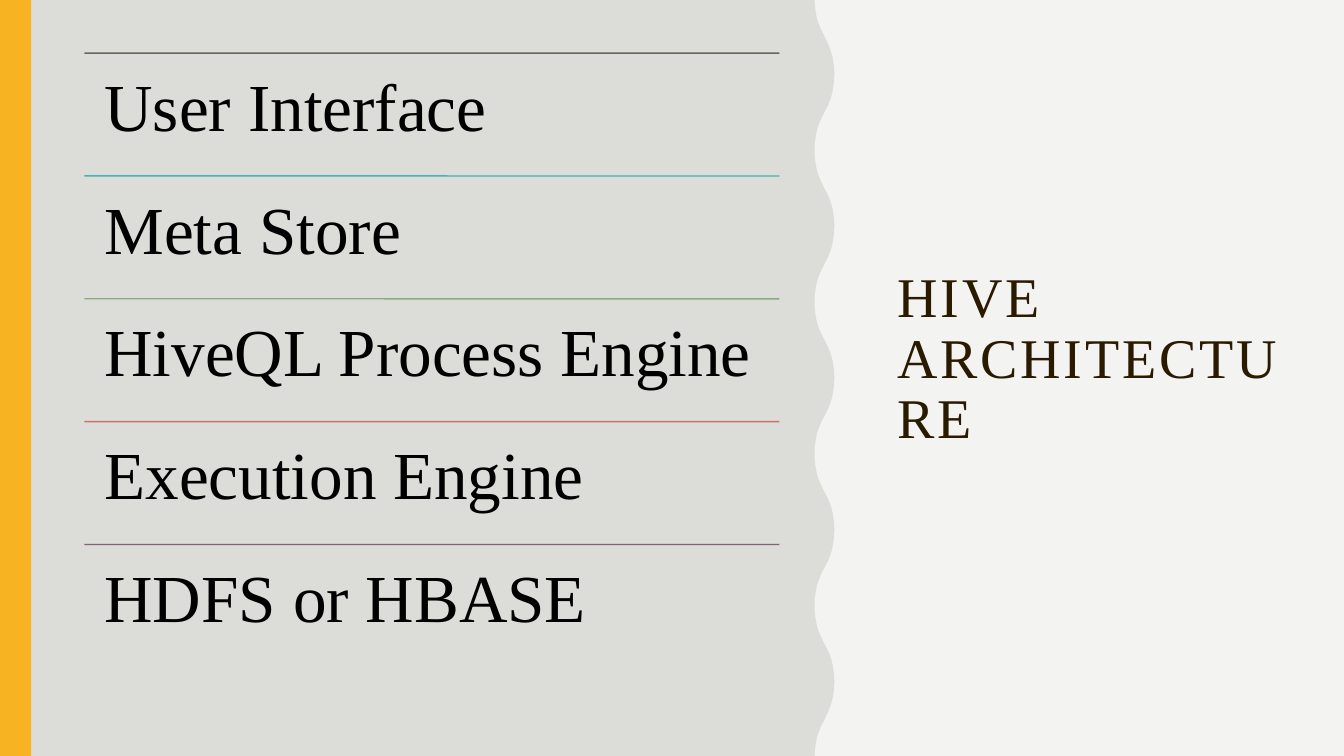
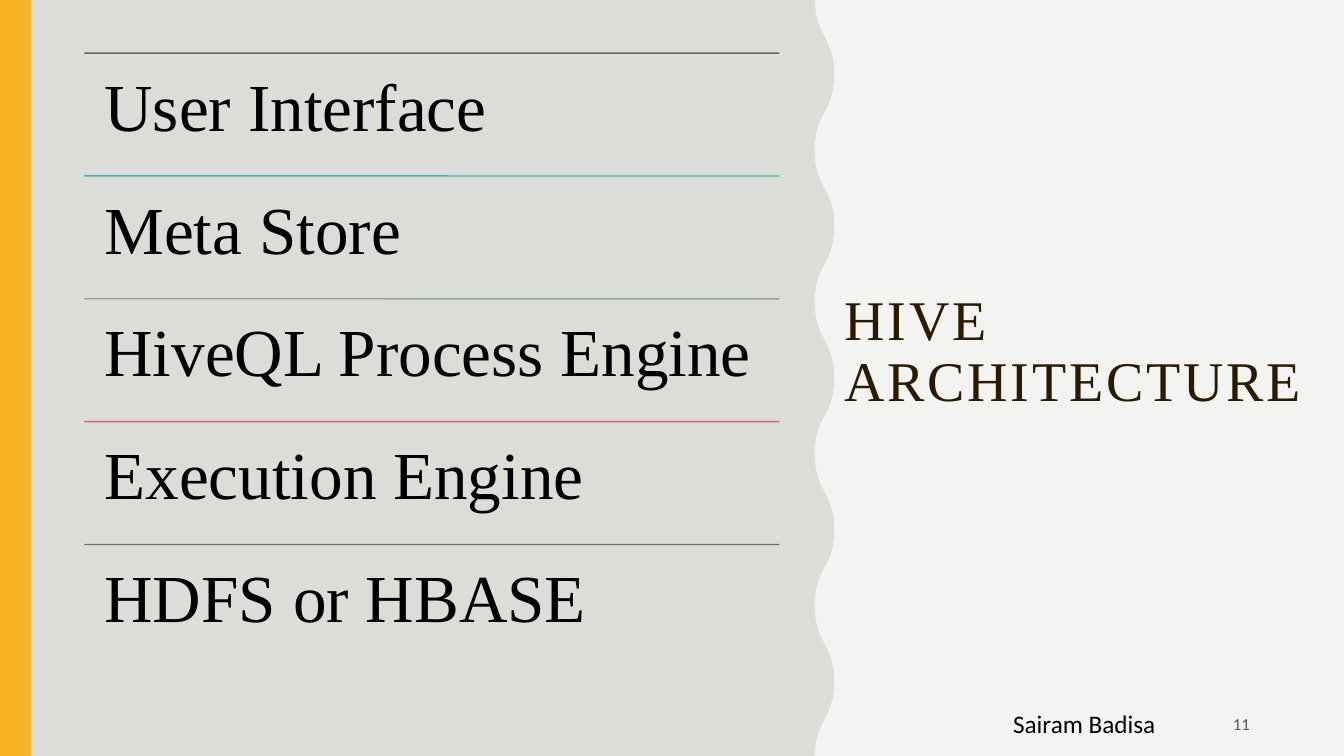
Before and after one commit to badisasairam/Hive, a slide deck: slide 11 of docs/HIVE.pptx. Drawn at 1344x756 pixels with LibreOffice and Linux fonts; fonts in the diff are those of the drawing. Boxes give left, top, right and bottom in pixels: in the first picture for what was removed or moved away, otherwise in the second. Text is boxed around its words. In the diff, an @@ line names an element or a change of style, - is before the commit and + after.

```diff
--- a/docs/HIVE.pptx
+++ b/docs/HIVE.pptx
@@ title "HIVE ARCHITECTURE" rewrapped from bbox=[898, 280, 1040, 318] to bbox=[844, 303, 1300, 402] @@
@@ text added at bbox=[1013, 715, 1156, 733], 18 pt, text #000000 @@
+Sairam Badisa
@@ page number added at bbox=[1233, 719, 1250, 730], 12 pt, text #595959 @@
+11
```
Also in this commit, not shown: 36 other slides changed, 1 slide added, 1 slide removed.
